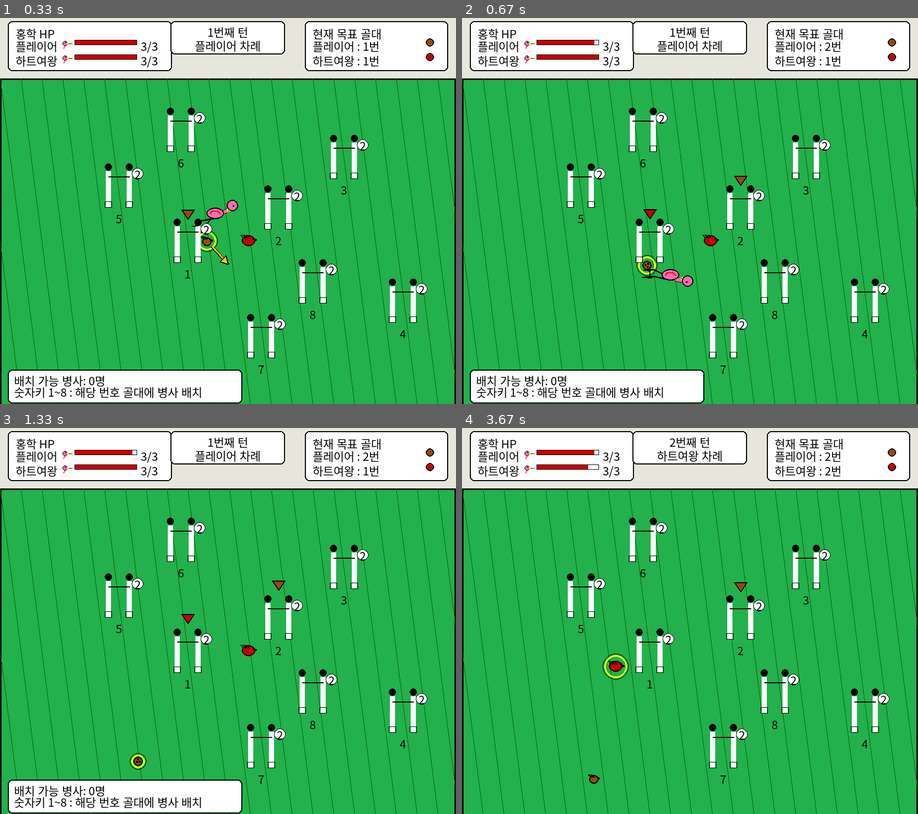
Above: before the commit, frames 1-4 (two rows, left to right).
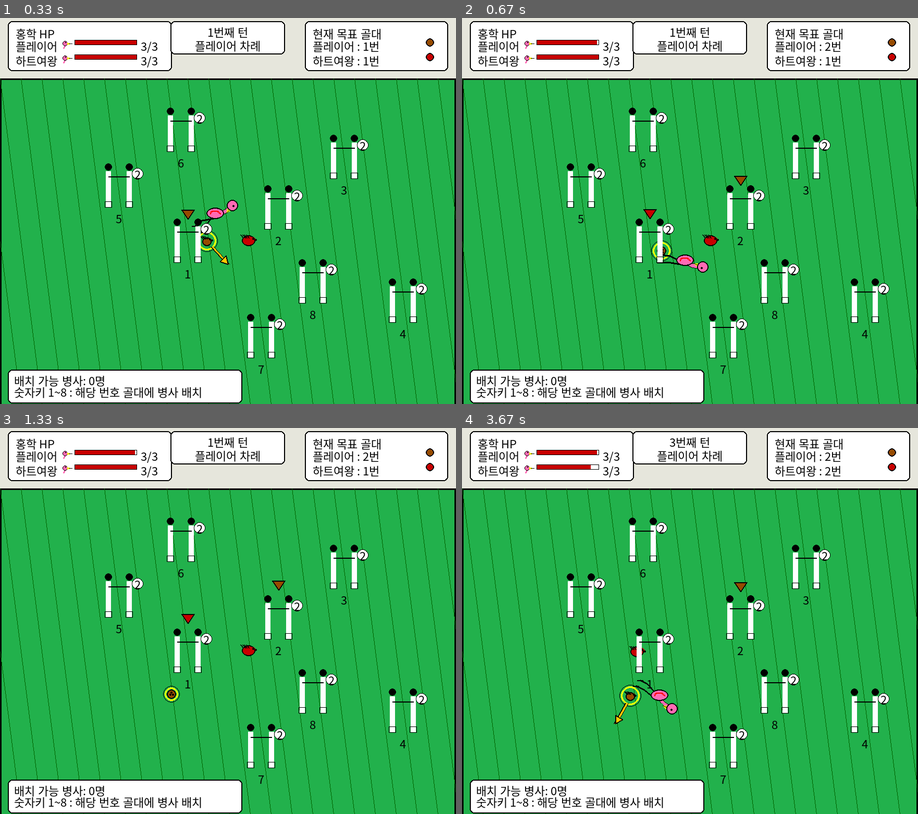
Above: after the commit, the same moments.

Repository: Is-This-Merge/NEIS
Game: pygame game, started from main.py
Two runs of this game, one before a commit and one after it. Both use one fixed random seed, a clock stepped at 60 frames per second and the inputs below.
Inputs (mouse positions are in pixels of both pictures, inside the frame that each line leads up to):
- Up to frame 1 (0.33 s): no input
- Up to frame 2 (0.67 s): click (690, 207) at 0.38 s
- Up to frame 3 (1.33 s): click (269, 516) at 0.72 s
- Up to frame 4 (3.67 s): no input

Frame 1 is identical in both runs. In frame 2, 0.5% of the frame differs, in the area x 29-55%, y 5-70%; in frame 3, 0.2%; in frame 4, 5.2%, in the area x 1-54%, y 2-100%.

Commit message:
velocity

Diff:
--- a/Flamingo.py
+++ b/Flamingo.py
@@ -55,7 +55,7 @@
         hold_time = pygame.time.get_ticks() - self.mouse_down_time
         hold_ratio = min(hold_time / self.max_hold_time, 1)
 
-        power = 8 + (self.maxPower - 8) * hold_ratio
+        power = 3 + (self.maxPower - 3) * hold_ratio
         angle = self.charge_angle
 
         #반대쪽으로 발사
--- a/Queen.py
+++ b/Queen.py
@@ -51,7 +51,7 @@
         if length == 0:
             return True
 
-        power = random.uniform(8, flamingo.maxPower)
+        power = random.uniform(3, flamingo.maxPower)
         velocity = (dx / length * power, dy / length * power)
 
         angle_to_goal = math.atan2(dy, dx)
